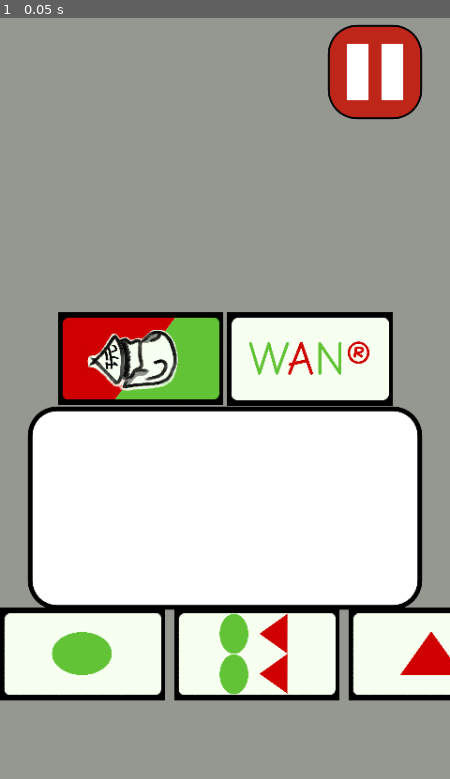
Above: before the commit, frame 1.
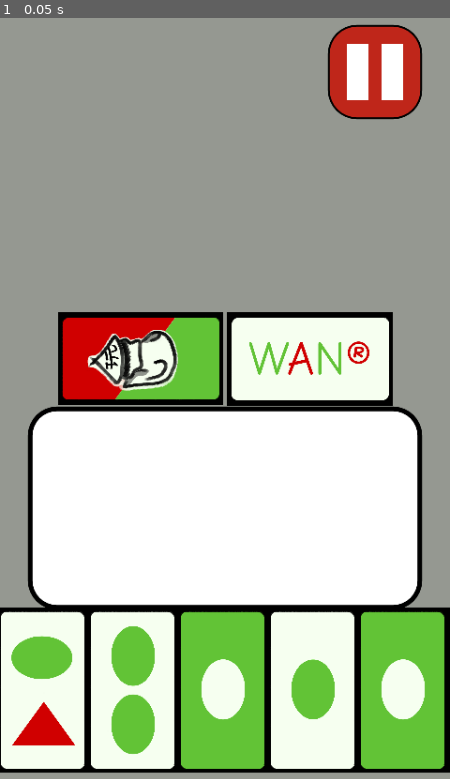
Above: after the commit, the same moment.

Repository: ZomoXYZ/SoftwareEngineering2_Front
Game: Godot game, scene res://Game.tscn
Same seed, same stepped clock (60 frames per second), same inputs: the game is played once before the commit and once after it. This scene is started directly instead of the project's main scene.
Inputs:
- Up to frame 1 (0.05 s): no input

The runs differ from the first frame. In frame 1, 17% of the frame differs, in the area x 0-100%, y 77-100%.

Commit message:
Got the hand layout working correctly

Diff:
--- a/Card.gd
+++ b/Card.gd
@@ -1,4 +1,4 @@
-extends TextureButton
+extends Control
 
 
 #Terrible way to do this yet alas
@@ -20,10 +20,11 @@
 
 # Called when the node enters the scene tree for the first time.
 func _ready():
-
+	var type
+	randomize()
 	#This will probably need to be changed later for server integration
 	var card = cards[randi() % cards.size()]
-	self.texture_normal = load(card)
+	$Card.texture_normal = load(card)
 
 
 # Called every frame. 'delta' is the elapsed time since the previous frame.
--- a/Card.tscn
+++ b/Card.tscn
@@ -3,13 +3,20 @@
 [ext_resource path="res://Card.gd" type="Script" id=1]
 [ext_resource path="res://assets/sprites/cards/FreeCard.png" type="Texture" id=2]
 
-[node name="Card" type="TextureButton"]
-margin_right = 1080.0
-margin_bottom = 608.0
-rect_min_size = Vector2( 176, 97 )
+[node name="CardRotate" type="Control"]
+anchor_right = 1.0
+anchor_bottom = 1.0
+margin_right = -379.0
+margin_bottom = -677.0
+rect_min_size = Vector2( 96, 176 )
+script = ExtResource( 1 )
+
+[node name="Card" type="TextureButton" parent="."]
+margin_right = 176.0
+margin_bottom = 101.0
+rect_min_size = Vector2( 176, 96 )
 rect_rotation = 90.0
-rect_clip_content = true
+size_flags_horizontal = 3
+size_flags_vertical = 3
 texture_normal = ExtResource( 2 )
 expand = true
-stretch_mode = 4
-script = ExtResource( 1 )
--- a/Game.gd
+++ b/Game.gd
@@ -6,7 +6,7 @@
 # Called when the node enters the scene tree for the first time.
 func _ready():
 	var cardInstance
-	for i in 5:
+	for i in 6:
 		cardInstance = cardScene.instance()
 		cardInstance.set_rotation(PI / 2)
 		$Background/HandBox.add_child(cardInstance)
--- a/Game.tscn
+++ b/Game.tscn
@@ -119,4 +119,4 @@
 anchor_bottom = 1.0
 margin_top = -202.0
 margin_bottom = -2.0
-custom_constants/separation = 10
+custom_constants/separation = 0
